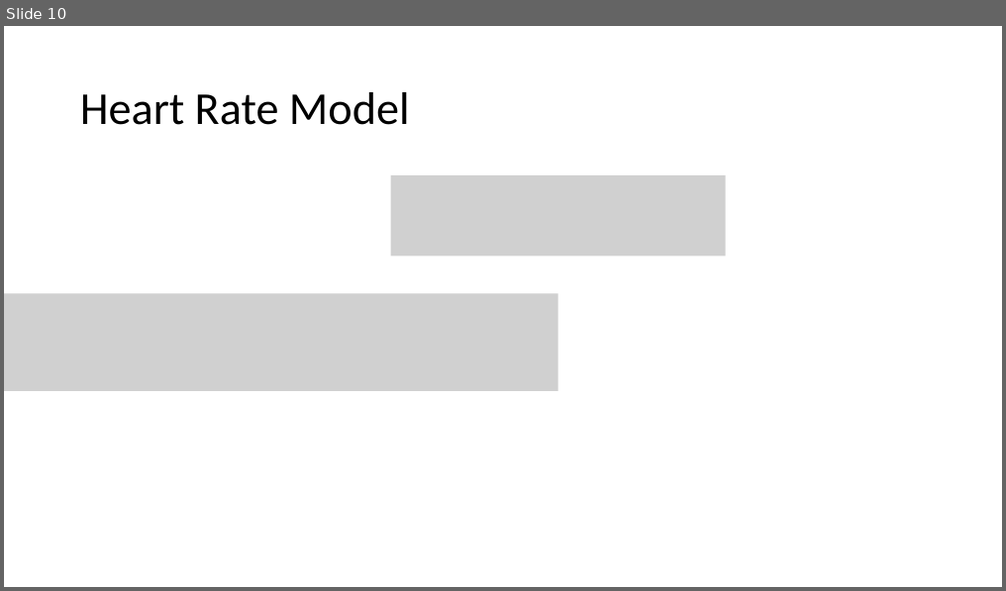
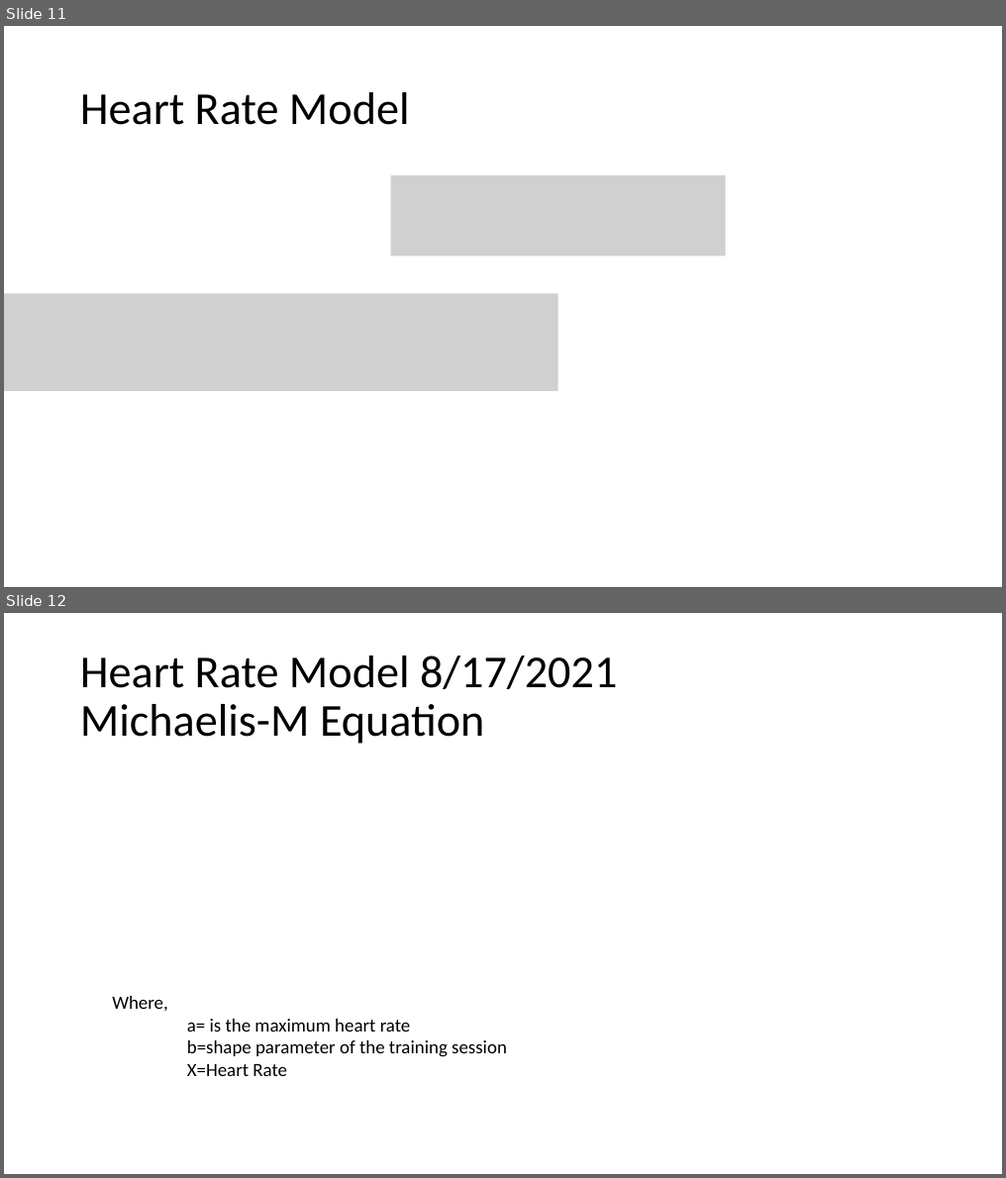
Before and after one commit to costa-rica/lifeBuddyWebApp_v1, a slide deck: misc/Life Buddy Web App.pptx. Shown one above the other, each under a label of ours: slide 10 before the commit, slides 11 and 12 after it. The pictures are 1006x591 and 1006x1178 pixels, drawn with LibreOffice and Linux fonts; fonts in the diff are those of the drawing; grey boxes stand for pictures. Boxes give left, top, right and bottom in pixels: in the first picture for what was removed or moved away, otherwise in the second. Text is boxed around its words. In the diff, an @@ line names an element or a change of style, - is before the commit and + after.

```diff
--- a/misc/Life Buddy Web App.pptx
+++ b/misc/Life Buddy Web App.pptx
@@ slide 12 added at <box>4,613,1002,1174</box>, background #C0C0C0 @@
@@ title added at <box>80,656,617,744</box>, 44 pt, text #000000 @@
+Heart Rate Model 8/17/2021
+Michaelis-M Equation
@@ text added at <box>112,996,507,1076</box>, 18 pt, text #000000 @@
+Where,
+a= is the maximum heart rate
+b=shape parameter of the training session
+X=Heart Rate
@@ what was slide 10 is now slide 11 @@
```
Also in this commit, not shown: 1 other slide added, 19 other files.
